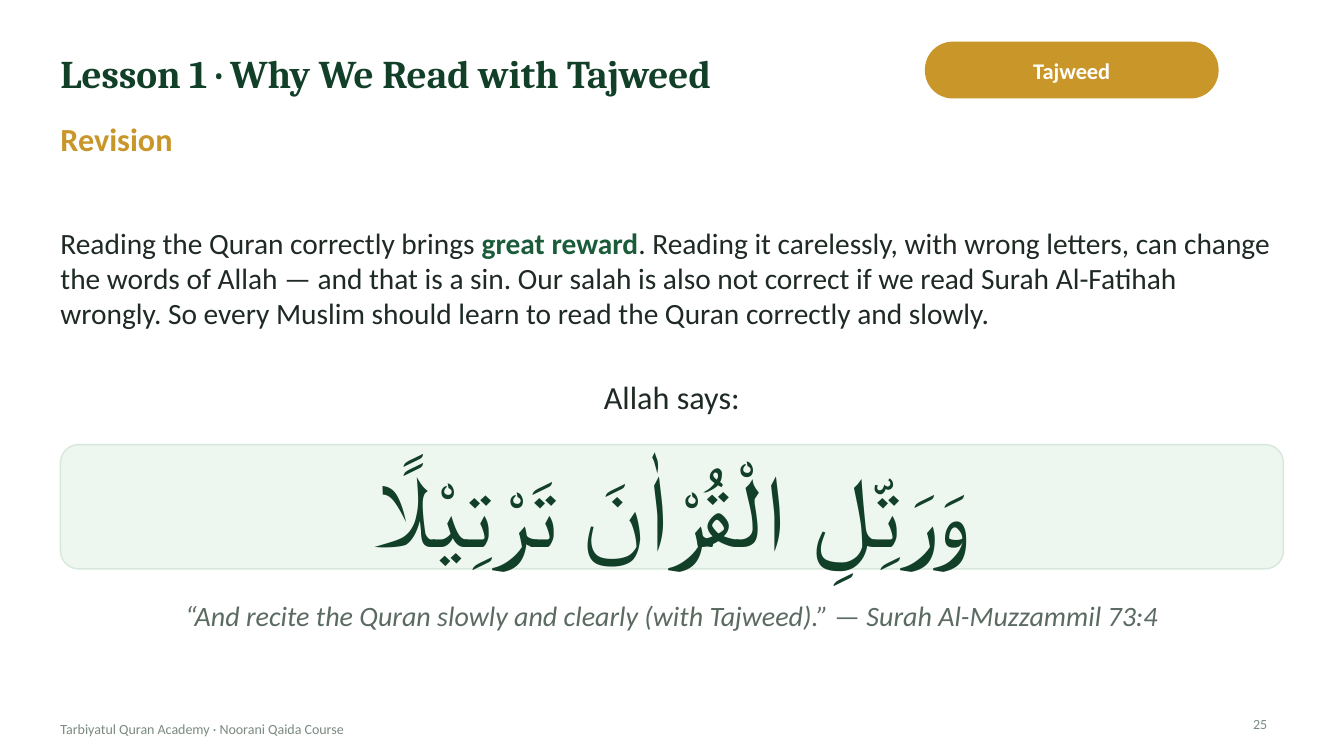
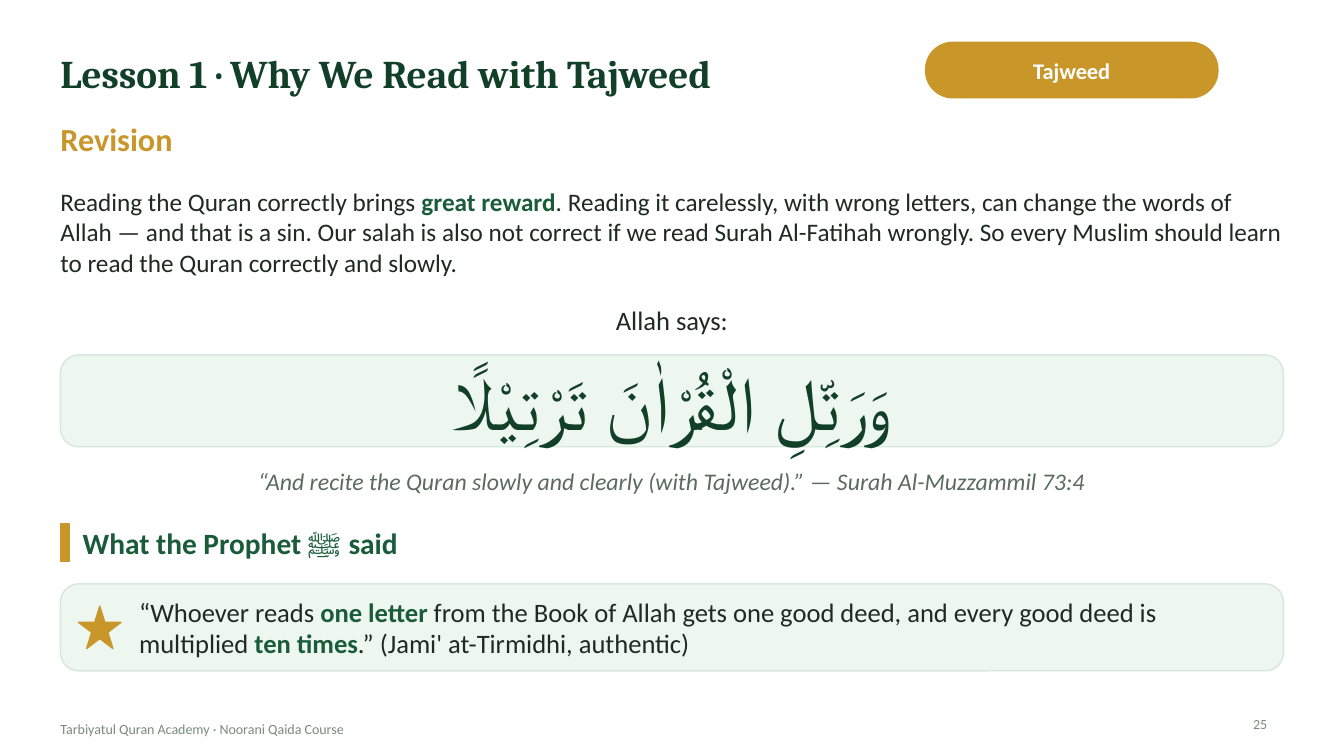
Before and after one commit to ibnhosain/TQA-Management-System, a slide deck: slide 25 of backend/core/deck_seed/noorani-qaida-lecture-30.pptx. Drawn at 1344x756 pixels with LibreOffice and Linux fonts; fonts in the diff are those of the drawing; background and template pictures are left out. Boxes give left, top, right and bottom in pixels: in the first picture for what was removed or moved away, otherwise in the second. Text is boxed around its words. In the diff, an @@ line names an element or a change of style, - is before the commit and + after.

```diff
--- a/backend/core/deck_seed/noorani-qaida-lecture-30.pptx
+++ b/backend/core/deck_seed/noorani-qaida-lecture-30.pptx
@@ text "Reading the Quran correctly brings ...": place and size @@
-text "Reading the Quran correctly brings ..." at <box>60,233,1270,329</box>
+text "Reading the Quran correctly brings ..." at <box>60,193,1281,276</box>
@@ text "Reading the Quran correctly brings ..." at <box>60,193,1281,276</box>: size 21 to 18 pt @@
@@ text "Allah says:": place and size @@
-text "Allah says:" at <box>604,386,740,415</box>
+text "Allah says:" at <box>616,311,728,335</box>
@@ text "Allah says:" at <box>616,311,728,335</box>: size 23 to 19 pt @@
@@ rounded rectangle: place and size @@
-rounded rectangle at <box>60,445,1284,569</box>
+rounded rectangle at <box>60,355,1284,447</box>
@@ rounded rectangle at <box>60,355,1284,447</box>: proportions changed @@
@@ text "وَرَتِّلِ الْقُرْاٰنَ تَرْتِيْلًا": place and size @@
-text "وَرَتِّلِ الْقُرْاٰنَ تَرْتِيْلًا" at <box>396,464,785,572</box>
+text "وَرَتِّلِ الْقُرْاٰنَ تَرْتِيْلًا" at <box>468,370,756,449</box>
@@ text "وَرَتِّلِ الْقُرْاٰنَ تَرْتِيْلًا" at <box>468,370,756,449</box>: size 72 to 53 pt @@
@@ text "“And recite the Quran slowly ...": place and size @@
-text "“And recite the Quran slowly ..." at <box>185,606,1158,631</box>
+text "“And recite the Quran slowly ..." at <box>258,473,1085,494</box>
@@ text "“And recite the Quran slowly ..." at <box>258,473,1085,494</box>: size 20 to 17 pt @@
@@ rectangle added at <box>60,524,70,563</box>, fill #C9962A, outline #C9962A 1 pt @@
@@ text added at <box>83,531,398,559</box>, 21 pt, text #1A5C3A, bold @@
+What the Prophet ﷺ said
@@ rounded rectangle added at <box>60,584,1284,670</box>, fill #EEF6F0, outline #D7E7DC 1 pt @@
@@ star added at <box>79,606,121,648</box>, fill #C9962A, outline #C9962A 1 pt @@
@@ text added at <box>139,603,1156,658</box>, 19 pt, text #1F2A24 @@
+“Whoever reads one letter from the Book of Allah gets one good deed, and every good deed is multiplied ten times.” (Jami' at-Tirmidhi, authentic)
```
Also in this commit, not shown: 1 other slide changed, 17 other files.
